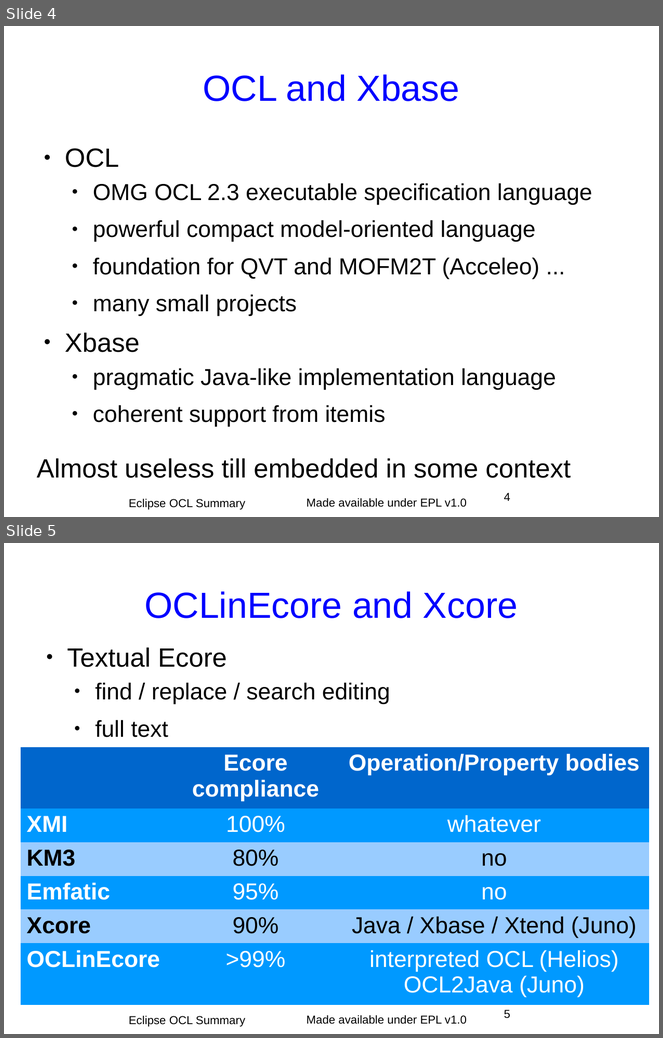
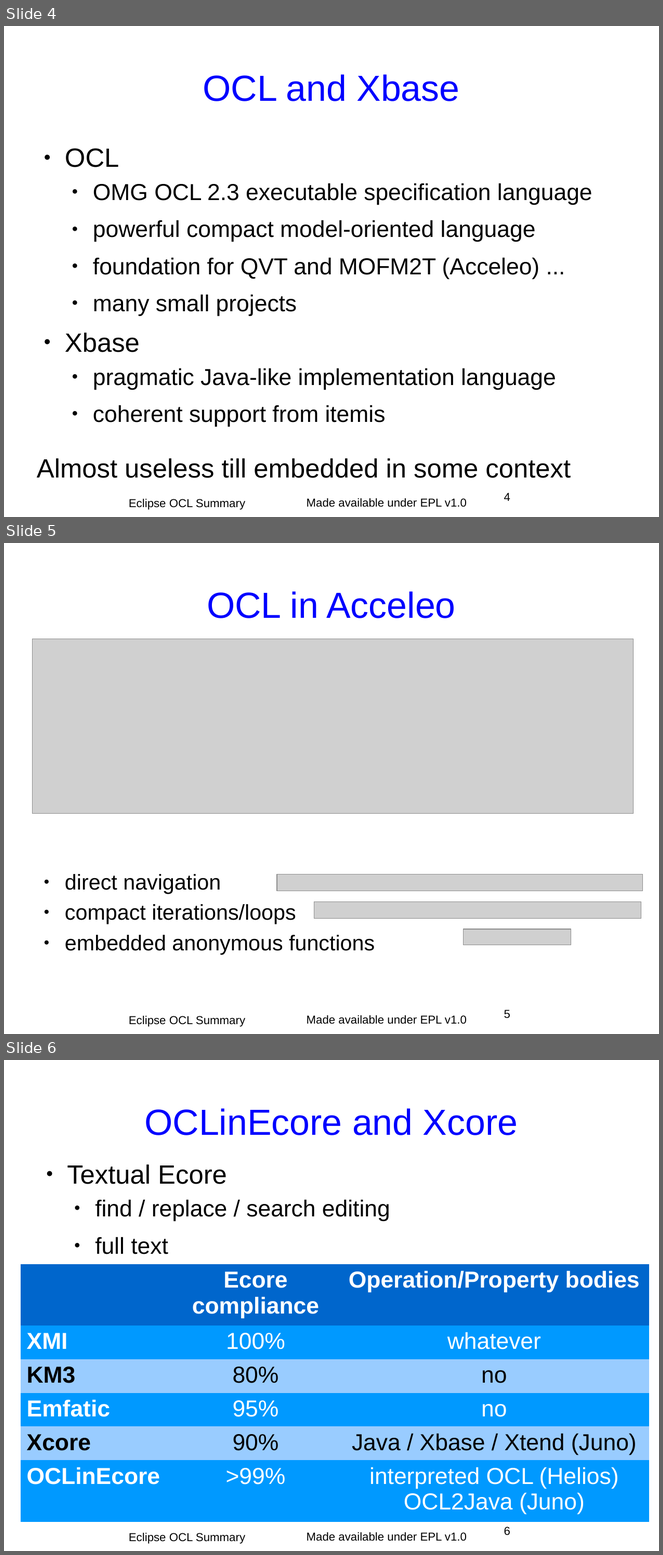
Before and after one commit to eclipse-ocl/ocl-website, a slide deck: ocl/docs/publications/ECE2011BoF/EclipseOCLSummary.odp. Shown one above the other, each under a label of ours: slides 4 and 5 before the commit, slides 4, 5 and 6 after it. The pictures are 663x1038 and 663x1555 pixels, drawn with LibreOffice and Linux fonts; fonts in the diff are those of the drawing; grey boxes stand for pictures; background and template pictures are left out. Boxes give left, top, right and bottom in pixels: in the first picture for what was removed or moved away, otherwise in the second. Text is boxed around its words. In the diff, an @@ line names an element or a change of style, - is before the commit and + after.

```diff
--- a/ocl/docs/publications/ECE2011BoF/EclipseOCLSummary.odp
+++ b/ocl/docs/publications/ECE2011BoF/EclipseOCLSummary.odp
@@ slide 5 added at box(4, 543, 659, 1034), background #FFFFFF; not listed: 1 template element that a slide beside it also shows @@
@@ title added at box(207, 591, 455, 618), 44 pt, text #0000FF @@
+OCL in Acceleo
@@ picture added at box(32, 639, 634, 813) @@
@@ text added at box(65, 874, 375, 955), 26 pt, text #000000 @@
+● direct navigation
+● compact iterations/loops
+● embedded anonymous functions
@@ picture added at box(277, 875, 643, 891) @@
@@ picture added at box(314, 902, 642, 919) @@
@@ picture added at box(464, 929, 572, 945) @@
@@ page number added at box(504, 1010, 510, 1019), 14 pt, text #000000 @@
+5
@@ text added at box(129, 1016, 245, 1027), 14 pt, text #000000 @@
+Eclipse OCL Summary
@@ what was slide 5 is now slide 6 @@
@@ page number at box(504, 1527, 510, 1536): text changed @@
-5
+6
```
Also in this commit, not shown: 1 slide changed, 2 other slides added, 1 slide removed.
